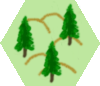
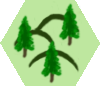
Revision of a layered (100, 86) image; what changed, layer by layer:
painted on "Hills" over bbox(12, 11, 84, 77)
